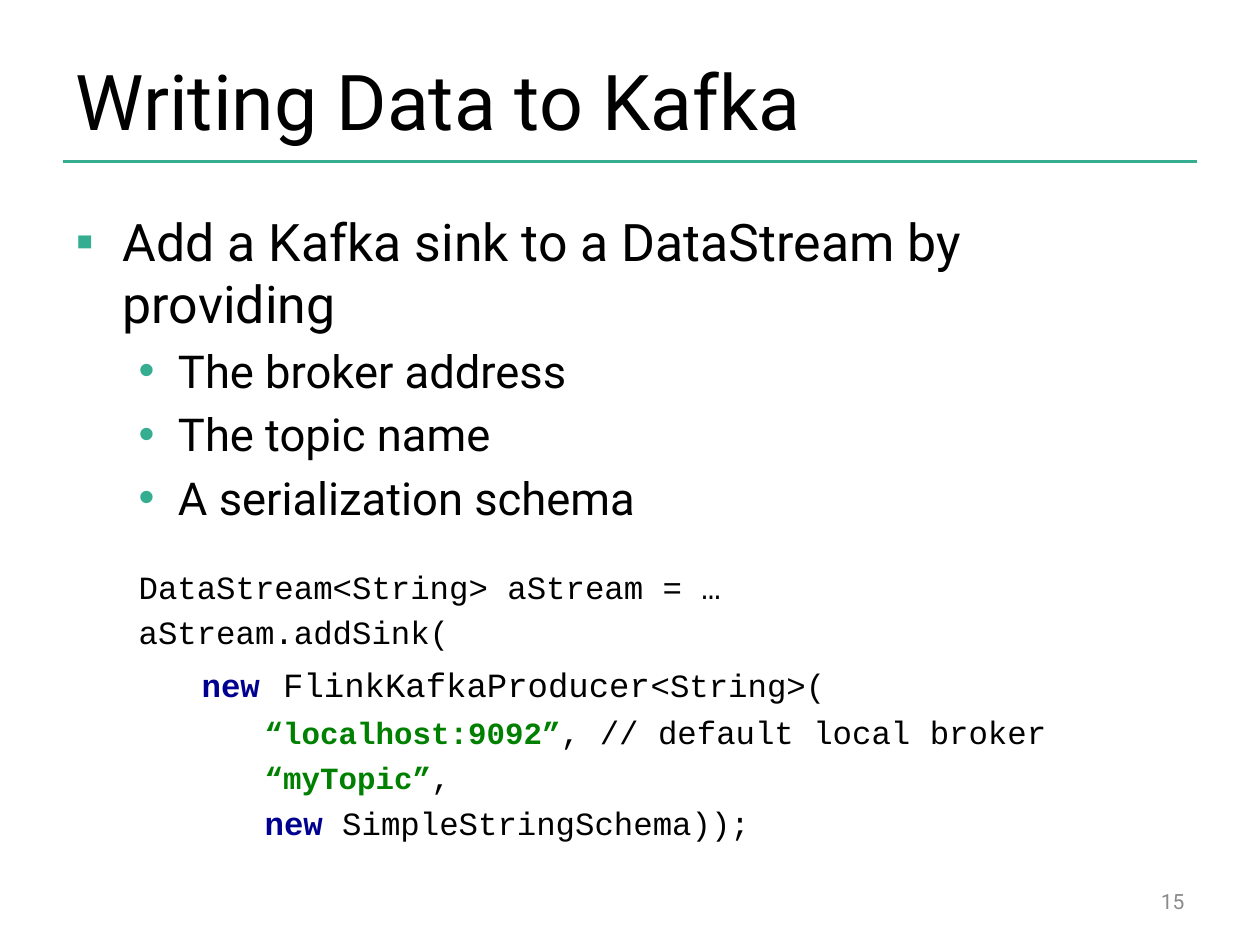
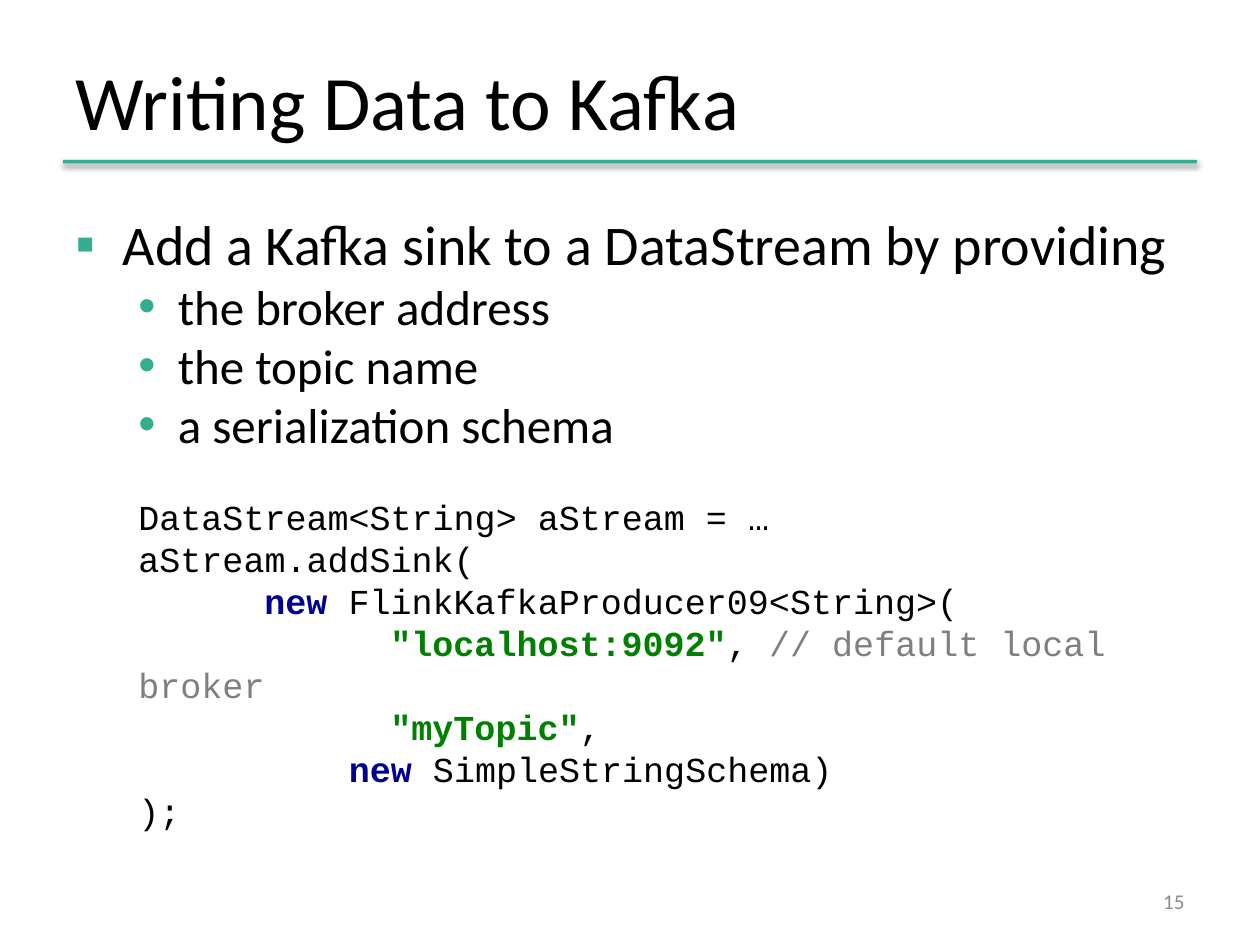
Before and after one commit to dataArtisans/flink-training-web, a slide deck: slide 15 of slides/flink_stream_connectors.pptx. Drawn at 1260x945 pixels with LibreOffice and Linux fonts; fonts in the diff are those of the drawing; background and template pictures are left out. Boxes give left, top, right and bottom in pixels: in the first picture for what was removed or moved away, otherwise in the second. Text is boxed around its words. In the diff, an @@ line names an element or a change of style, - is before the commit and + after.

Commit message:
Updated streaming slides for restructured training

```diff
--- a/slides/flink_stream_connectors.pptx
+++ b/slides/flink_stream_connectors.pptx
@@ text "Writing Data to Kafka" at <box>75,75,739,144</box>: font Roboto to Calibri @@
@@ text at <box>123,225,1166,580</box>: size 29.6 to 32 pt, font Roboto to Calibri in "Add a Kafka sink to a DataStream ..."; size 18.5 to 20 pt in "DataStream<String> aStream = …", "aStream.addSink("; indent changed; less space between paragraphs; list level 2 to 1 in "DataStream<String> aStream = …"; list level 2 to 1 in "aStream.addSink(" @@
@@ text at <box>178,291,613,444</box>: text changed; size 25.9 to 28 pt; font Roboto to Calibri @@
-  • The broker address
-  • The topic name
-  • A serialization schema
+  • the broker address
+  • the topic name
+  • a serialization schema
@@ text at <box>138,589,1105,790</box>: text changed; size 18.5 to 20 pt @@
-  new FlinkKafkaProducer<String>(
-  “localhost:9092”, // default local broker
-  “myTopic”,
-  new SimpleStringSchema));
+new FlinkKafkaProducer09<String>(
+"localhost:9092", // default local broker
+"myTopic",
+new SimpleStringSchema)
+);
@@ page number at <box>1163,895,1184,909</box>: font Roboto to Calibri, text colour #8C8C8C to #8B8B8B @@
```
Also in this commit, not shown: 10 other slides changed, 13 slides added, 5 slides removed, 4 other files.
